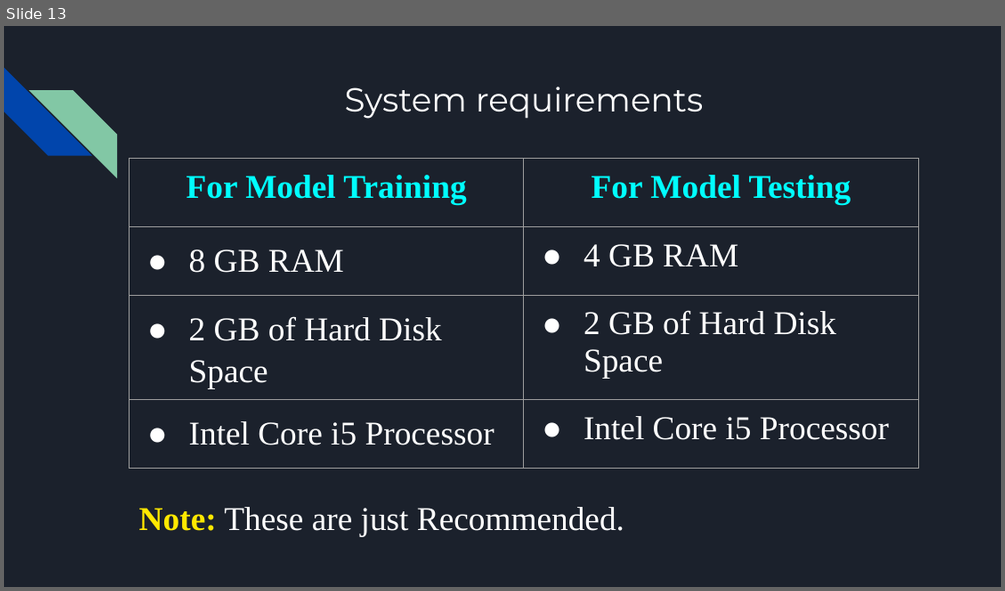
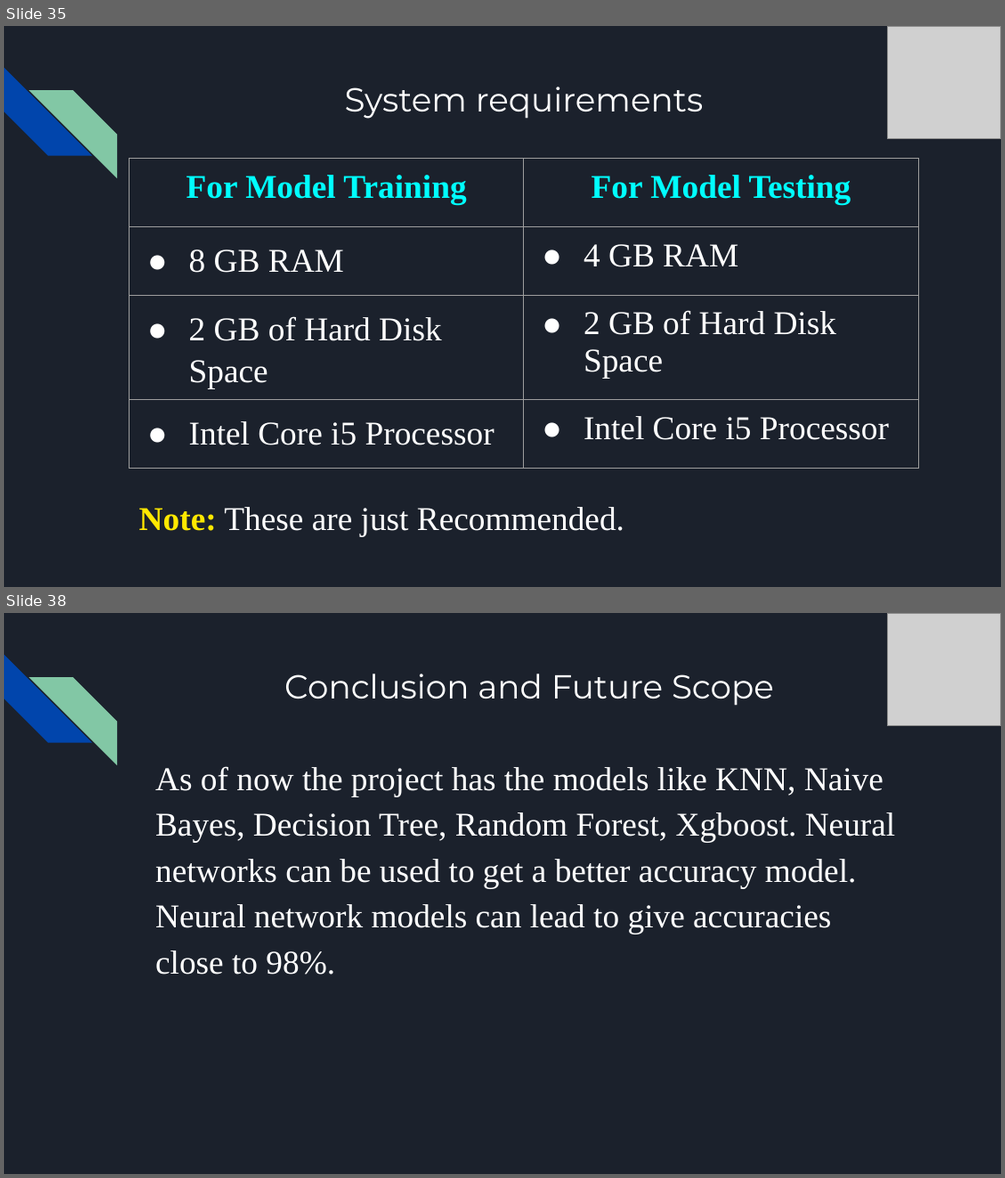
Before and after one commit to Rakesh-Naidu/Credit-card-approval-prediction, a slide deck: Credit Approval Prediction.pptx. Shown one above the other, each under a label of ours: slide 13 before the commit, slides 35 and 38 after it; the slides between them are not shown. The pictures are 1005x591 and 1005x1178 pixels, drawn with LibreOffice and Linux fonts; fonts in the diff are those of the drawing; grey boxes stand for pictures. Boxes give left, top, right and bottom in pixels: in the first picture for what was removed or moved away, otherwise in the second. Text is boxed around its words. In the diff, an @@ line names an element or a change of style, - is before the commit and + after.

```diff
--- a/Credit Approval Prediction.pptx
+++ b/Credit Approval Prediction.pptx
@@ slide 38 added at (4,613,1001,1174), background #1B212C; not listed: 2 template elements that a slide beside it also shows @@
@@ picture added at (887,613,1001,726) @@
@@ title added at (284,674,774,706), 24 pt, text #FFFFFF @@
+Conclusion and Future Scope
@@ text added at (155,766,896,974), 24 pt, text #FFFFFF @@
+As of now the project has the models like KNN, Naive Bayes, Decision Tree, Random Forest, Xgboost. Neural networks can be used to get a better accuracy model. Neural network models can lead to give accuracies close to 98%.
@@ what was slide 13 is now slide 35 @@
@@ slide 35 changed as well @@
@@ picture added at (887,26,1001,139) @@
```
Also in this commit, not shown: 13 other slides changed, 25 other slides added, 4 slides removed, 4 other files.
